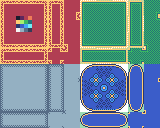
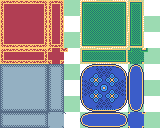
Before/after of a 160×128 layered artwork. What changed in the layer stack:
painted on "floor_c_o_r" over [16, 0, 160, 128]
removed layer "palette.png" over [16, 16, 80, 80]
painted on "Copy of Background" over [16, 0, 160, 128]
painted on "Background" (4th of 10, in "floor3") over [64, 0, 160, 128]
painted on "Background" (7th of 10, in "floor3") over [16, 0, 144, 112]
painted on "Paint Layer 3" over [16, 0, 80, 128]
painted on "Paint Layer 5" (4th of 5, in "floor4") over [16, 0, 160, 128]
painted on "tiles.png" over [16, 0, 160, 128]
